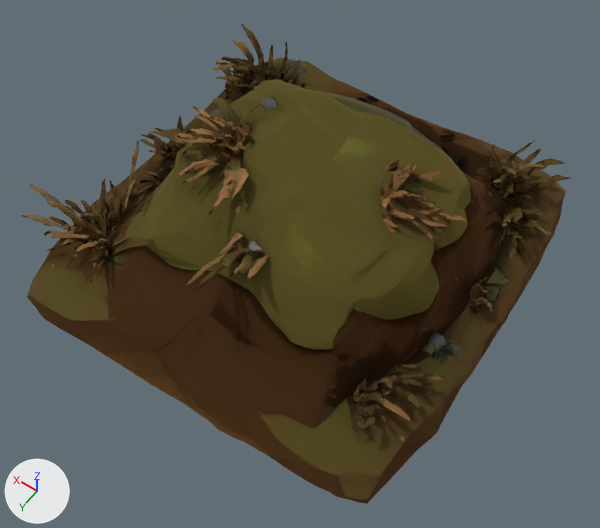
The glTF model assets/models/nature/den_rabbit_burrow/den_rabbit_burrow.glb, before and after one commit.
Camera for both pictures: a 50 mm lens placed at (-0.843, 1.194, 1.762), pointed at (-0.076, 0.12, 0.074). Lighting does not change. The marker at lower left points along +X, +Y and +Z. The picture after the commit comes second.

In view in the first picture: 'den_rabbit_burrow'.
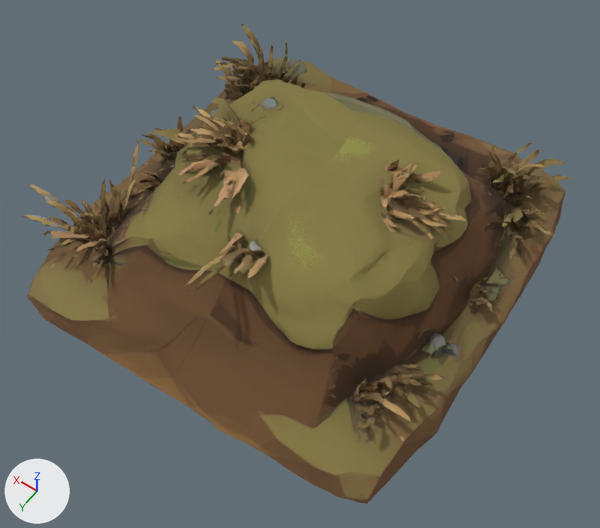
Changed parts and their boxes [x1, y1, x2, y2] in the pictures (600 x 528 px):
'den_rabbit_burrow', surface changed (lighter): [21, 24, 572, 504] in both

The edits, one by one:
In material 'Material.006' (mat_material_006), metallic goes from 1.0 to 0.0.
